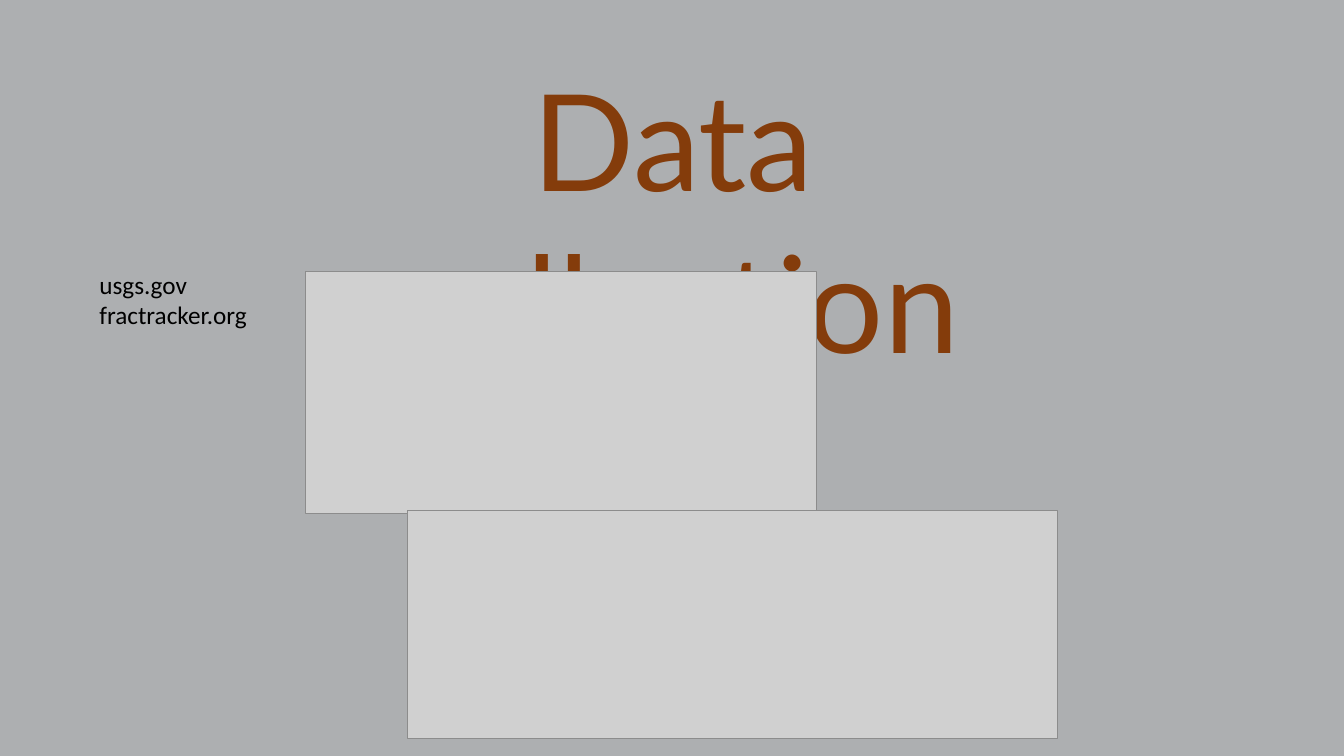
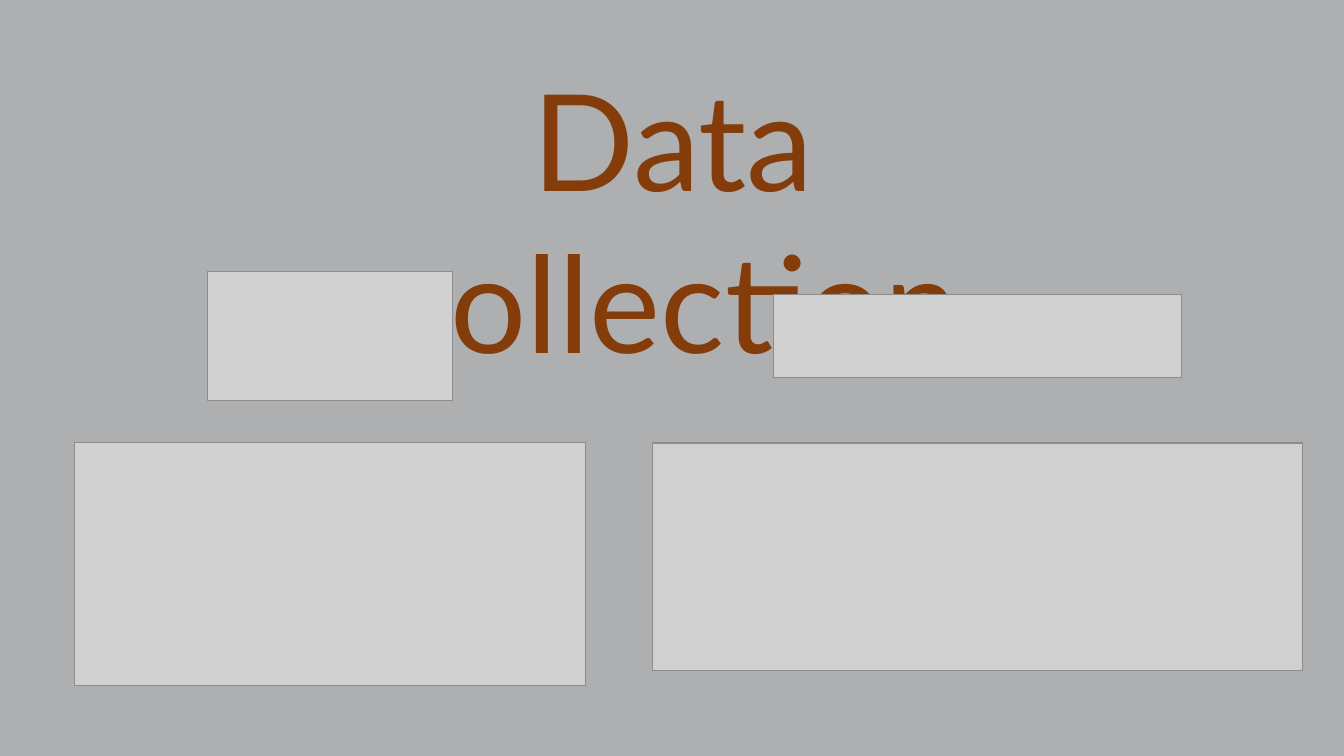
Before and after one commit to cljungkull/Final-Project, a slide deck: slide 6 of presentation.pptx. Drawn at 1344x756 pixels with LibreOffice and Linux fonts; fonts in the diff are those of the drawing; grey boxes stand for pictures. Boxes give left, top, right and bottom in pixels: in the first picture for what was removed or moved away, otherwise in the second. Text is boxed around its words. In the diff, an @@ line names an element or a change of style, - is before the commit and + after.

```diff
--- a/presentation.pptx
+++ b/presentation.pptx
@@ text removed at bbox=[99, 282, 246, 329] @@
-usgs.gov
-fractracker.org
@@ picture added at bbox=[208, 272, 453, 401] @@
@@ picture added at bbox=[773, 294, 1182, 378] @@
@@ picture: place and size @@
-picture at bbox=[306, 271, 817, 514]
+picture at bbox=[75, 443, 586, 686]
@@ picture: place and size @@
-picture at bbox=[408, 511, 1059, 739]
+picture at bbox=[653, 443, 1304, 670]
```
Also in this commit, not shown: 6 other slides changed, 2 slides added, 1 slide removed, 1 other file.
